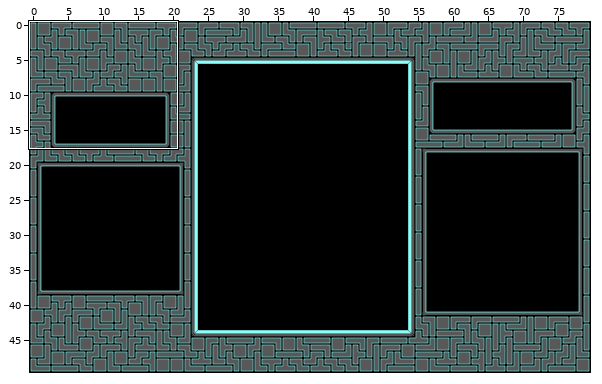
Tiled map, stored at tetris/assets/Play/mapa.tmx. Above, an overview of the earlier version with the close-up marked.
Close-up. The starting point:
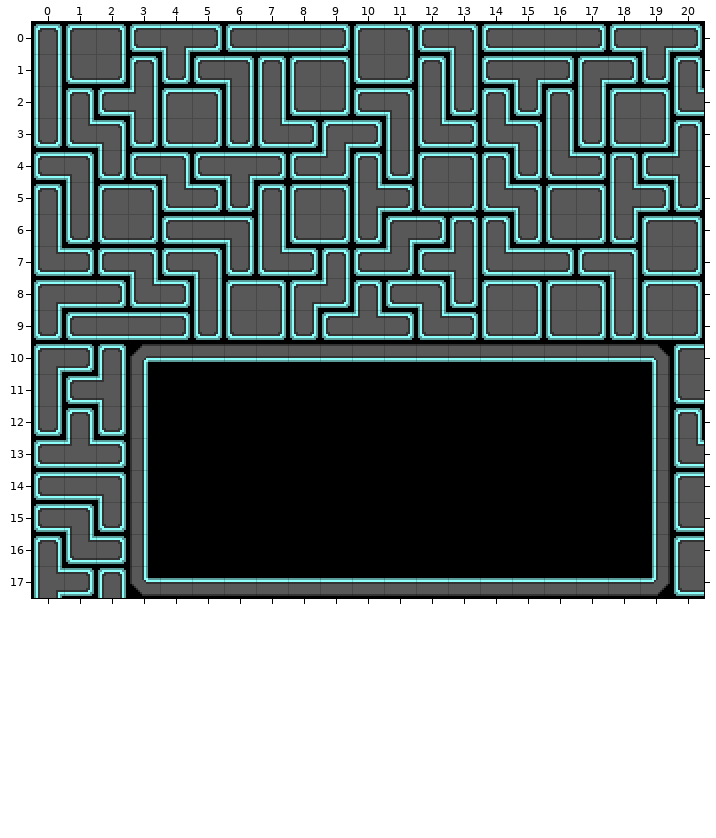
Cells are 16x16 px. Shown: x 0..20, y 0..17. The commit also changed other parts of the map, which this record leaves out.
After:
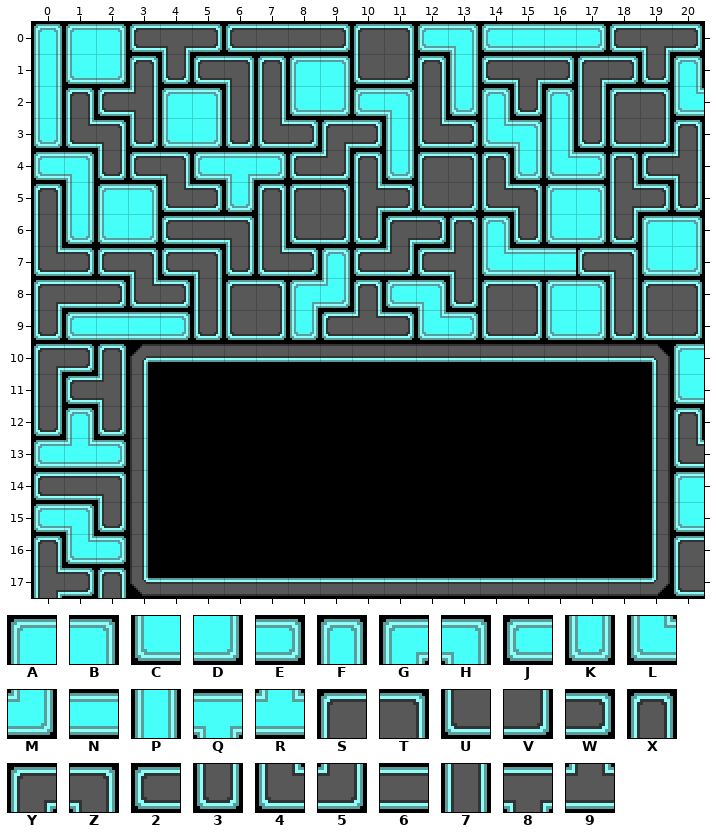
Key: from "tile_set": A 60, B 61, C 64, D 65, E 68, F 69, G 70, H 71, J 72, K 73, L 74, M 75, N 76, P 77, Q 78, R 79; from "tilesss": S 32, T 33, U 36, V 37, W 40, X 41, Y 42, Z 43, 2 44, 3 45, 4 46, 5 47, 6 48, 7 49, 8 50, 9 51.
_ is an empty cell.
Changes in this commit:
Layer "layer":
y 0: x 0..2 XST -> FAB; x 12..17 2Z266W -> JHJNNE
y 1: x 0..2 7UV -> PCD; x 8..9 ST -> AB; x 13 7 -> P; x 20 X -> F
y 2: x 0 7 -> P; x 4..5 ST -> AB; x 8..11 UV2Z -> CDJH; x 13..14 3X -> KF; x 16 X -> F; x 20 4 -> L
y 3: x 0 3 -> K; x 4..5 UV -> CD; x 11 7 -> P; x 14..16 4Z7 -> LHP
y 4: x 0..1 2Z -> JH; x 5..7 28W -> JQE; x 11 3 -> K; x 15..17 34W -> KLE
y 5: x 1..3 7ST -> PAB; x 6 3 -> K; x 16..17 ST -> AB
y 6: x 1..3 3UV -> KCD; x 14 X -> F; x 16..17 UV -> CD; x 19..20 ST -> AB
y 7: x 9 X -> F; x 14..16 46W -> LNN; x 19..20 UV -> CD
y 8: x 8..9 Y5 -> GM; x 11..12 2Z -> JH; x 16..17 ST -> AB
y 9: x 1..4 266W -> JNNE; x 8 3 -> K; x 12..13 4W -> LE; x 16..17 UV -> CD
y 10: x 20 S -> A
y 11: x 20 U -> C
y 12: x 1 X -> F
y 13: x 0..2 29W -> JRE
y 14: x 20 S -> A
y 15: x 0..1 2Z -> JH; x 20 U -> C
y 16: x 1..2 4W -> LE
